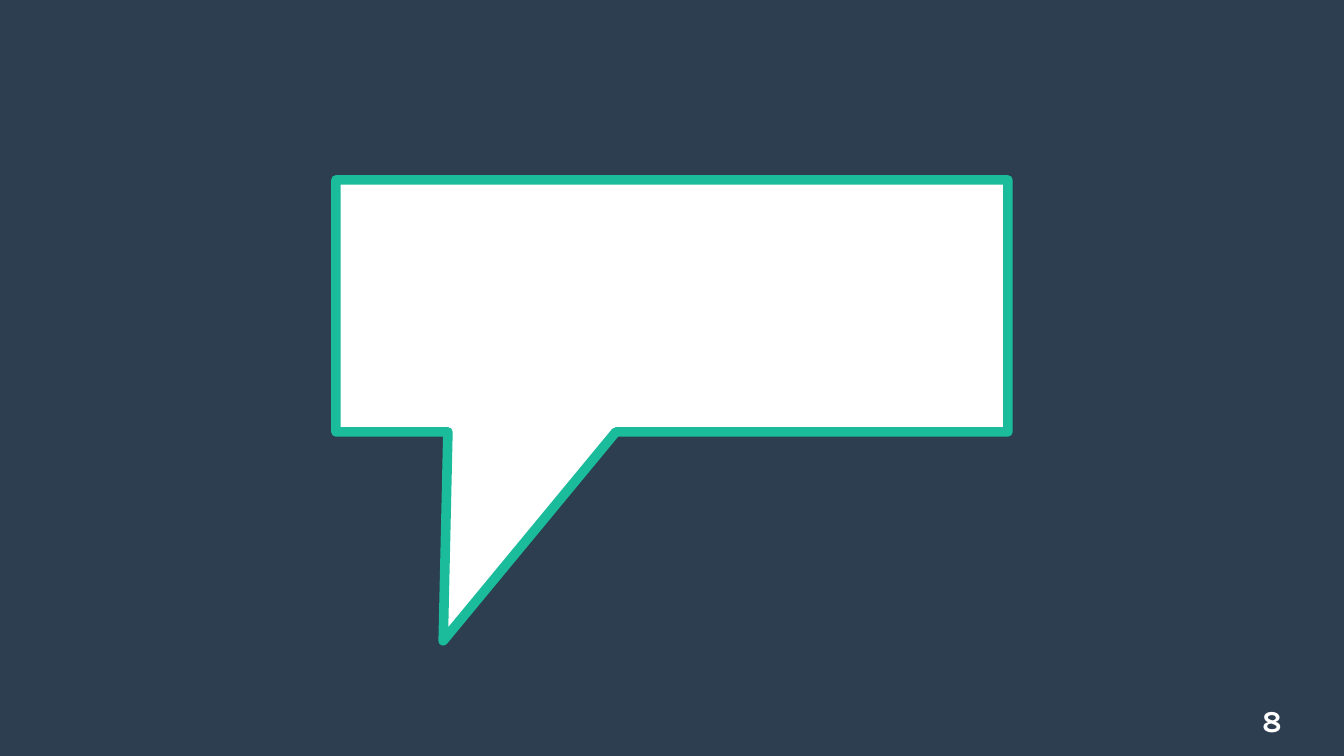
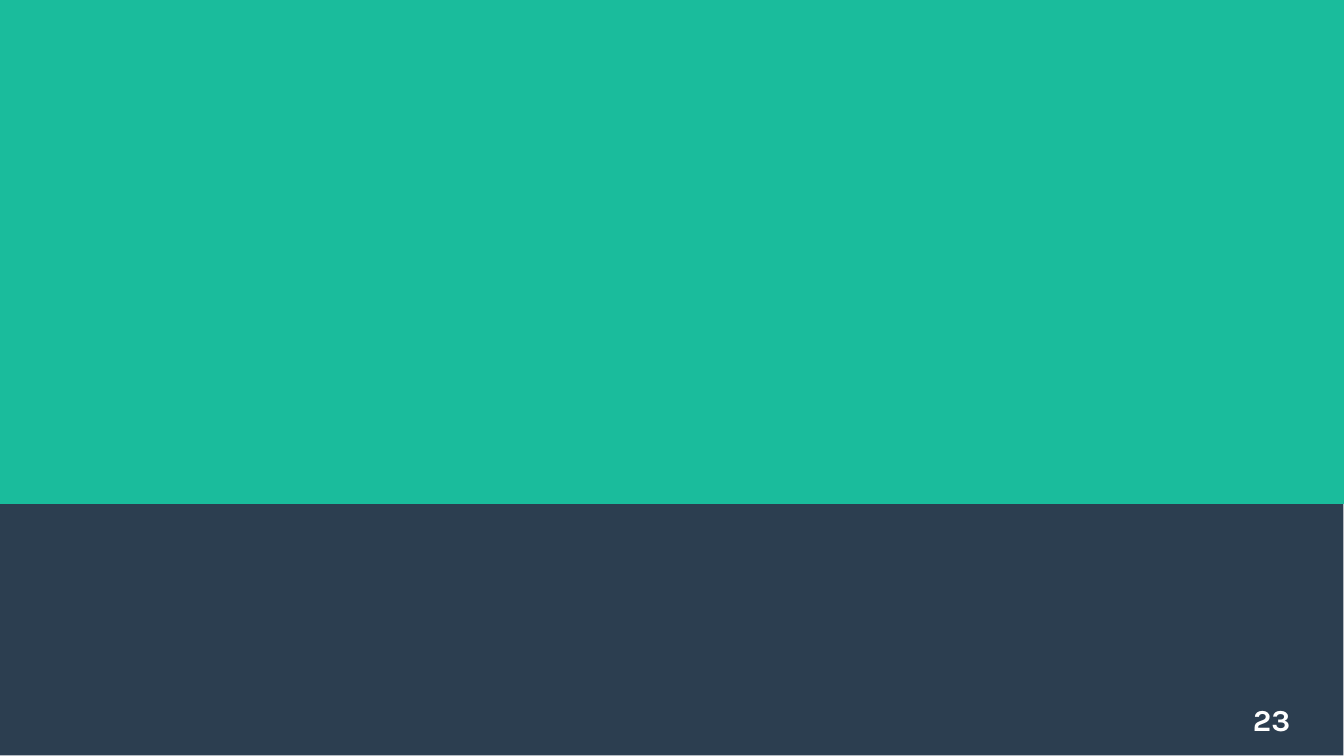
Before and after one commit to Zorinal/FilmBot, a slide deck: slide 23 of texts/Трансфомеры.pptx (slide 8 before the commit). Drawn at 1344x756 pixels with LibreOffice and Linux fonts; fonts in the diff are those of the drawing. Boxes give left, top, right and bottom in pixels: in the first picture for what was removed or moved away, otherwise in the second. Text is boxed around its words. In the diff, an @@ line names an element or a change of style, - is before the commit and + after.

```diff
--- a/texts/Трансфомеры.pptx
+++ b/texts/Трансфомеры.pptx
@@ rectangle added at box(0, 0, 1344, 504), fill #1ABC9C, outline #1ABC9C 0.85 pt @@
@@ speech box removed at box(337, 181, 1009, 433) @@
@@ page number at box(1253, 711, 1290, 732): text changed @@
-8
+23
```
Also in this commit, not shown: 5 other slides changed, 20 slides added, 1 slide removed.
